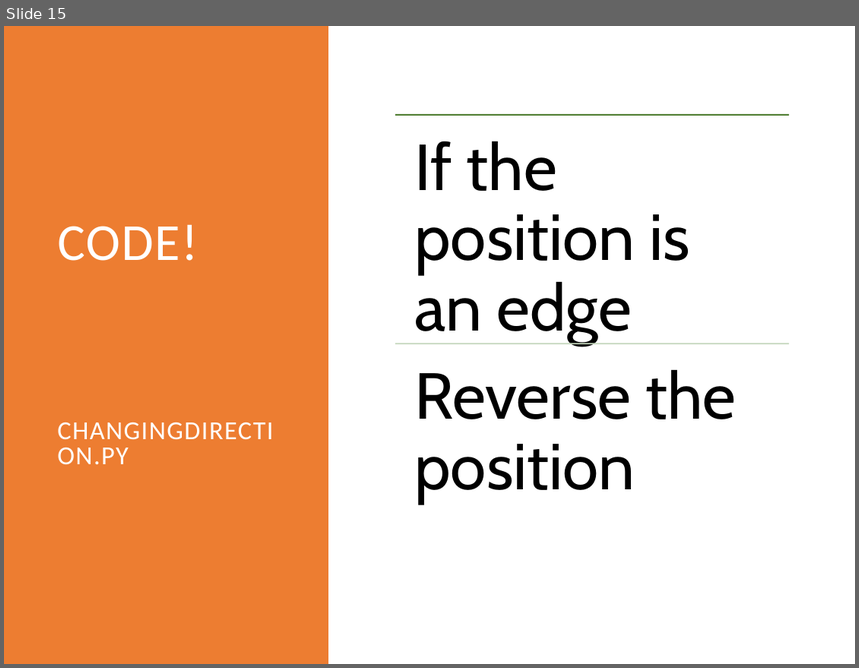
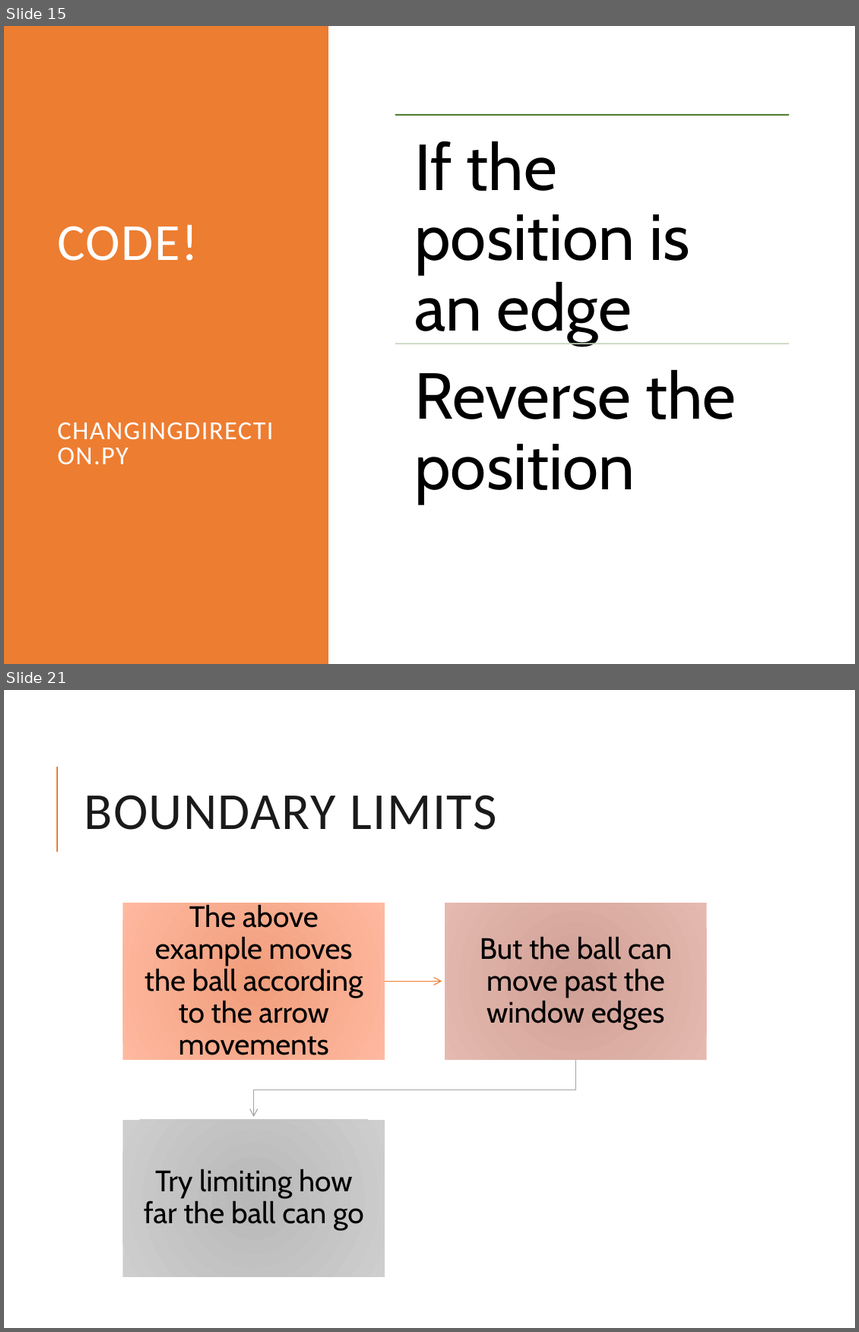
Before and after one commit to rsera/Junior-Knights, a slide deck: Python Day 10 Pygame 2.pptx. Shown one above the other, each under a label of ours: slide 15 before the commit, slides 15 and 21 after it; the slides between them are not shown. The pictures are 859x668 and 859x1332 pixels, drawn with LibreOffice and Linux fonts; fonts in the diff are those of the drawing. Boxes give left, top, right and bottom in pixels: in the first picture for what was removed or moved away, otherwise in the second. Text is boxed around its words. In the diff, an @@ line names an element or a change of style, - is before the commit and + after.

Commit message:
pygame 2 slides and example code

```diff
--- a/Python Day 10 Pygame 2.pptx
+++ b/Python Day 10 Pygame 2.pptx
@@ slide 21 added at <box>4,690,855,1328</box>, background #FFFFFF @@
@@ line added from (56, 852) to (56, 767), #ED7D31 1.5 pt @@
@@ title added at <box>84,795,497,830</box>, 44 pt, text #1A1A1A @@
+BOUNDARY LIMITS
@@ group added at <box>123,902,707,1277</box>: 3 rectangles, 3 texts, 2 freeform shapes @@
+The above example moves the ball according to the arrow movements
+But the ball can move past the window edges
+Try limiting how far the ball can go
```
Also in this commit, not shown: 1 slide changed, 7 other slides added, 2 slides removed, 14 other files.
